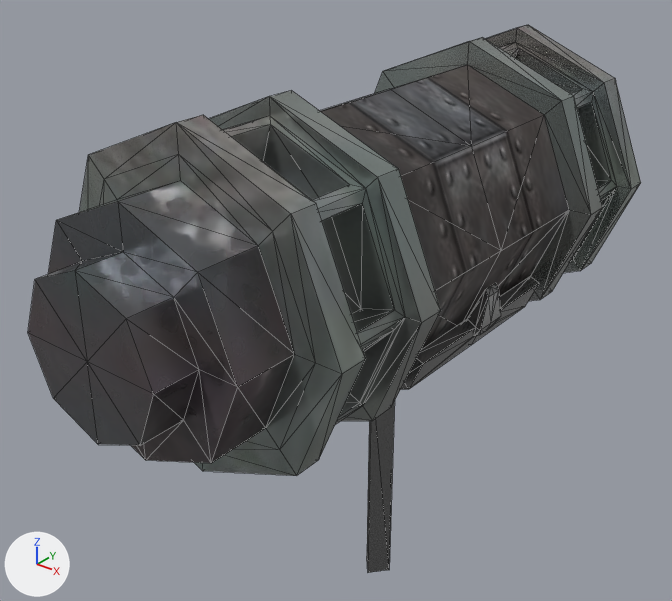
Renders of the glTF model packages/resources/glb/pipe/pipe_O.glb from each side of a commit.
One viewpoint serves both versions: a 50 mm camera at (6.91, -9.74, 8.51) aimed at (-0.72, -0.2, 2.6). The axes (+X, +Y, +Z) are drawn at lower left. The lights are the same throughout. Mesh edges are drawn as thin lines. Vertices at the same position are counted once.

The first picture shows 'zhuti.O'.
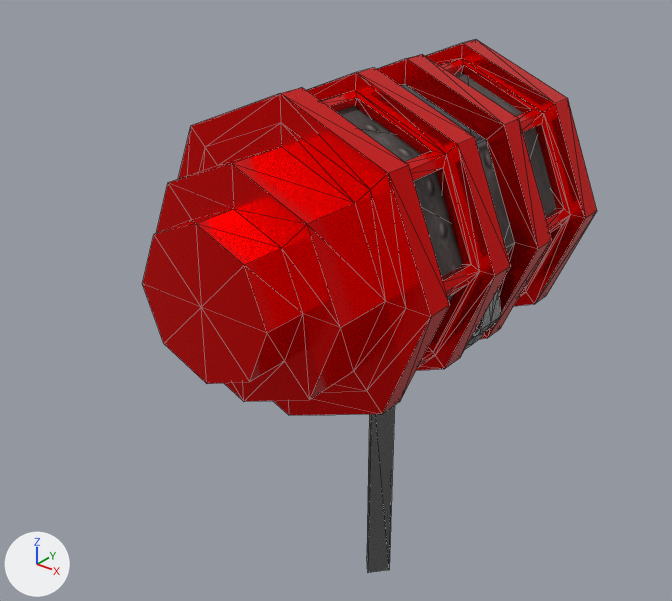
Patch to the scene script:
```diff
--- a/packages/resources/glb/pipe/pipe_O.glb.py
+++ b/packages/resources/glb/pipe/pipe_O.glb.py
@@ img_tiepi1_color @@
+img_tiepi1_color = load_image('tiepi1_COLOR', '_unpacked/tiepi1_COLOR', 250, 250, 'sRGB')
@@ mat_材质_004 @@
 n2 = _N.new('ShaderNodeTexImage'); n2.name = 'Image Texture'
-n2.image = img_pipe_texture_psd
+n2.image = img_tiepi1_color
 n3 = _N.new('ShaderNodeSeparateColor'); n3.name = 'Separate Color'
@@ me_zhuti_006 @@
 # used by ob_zhuti_o; location = (0.0, 0.0, 0.0)
-me_zhuti_006.from_pydata(...)  # 380 vertices, 816 faces; spans x -2.1..2.1, y -5.02..5.02, z -2.07..6.07
+me_zhuti_006.from_pydata(...)  # 396 vertices, 784 faces; spans x -2.1..2.1, y -3.47..3.47, z -2.07..6.07
+# me_zhuti_006 part 1: a new loose piece of 145 vertices spanning x -2.1..2.1, y -3.47..-0.35, z 1.87..6.07, in mat_材质_004
+# me_zhuti_006 part 2: a new loose piece of 145 vertices spanning x -2.1..2.1, y 0.35..3.47, z 1.87..6.07, in mat_材质_004
+# me_zhuti_006 part 3: 294 vertices removed from x -2.1..2.1, y -5.02..5.02, z 1.87..6.07; 20 vertices added at x -1.64..1.64, y -0.65..0.65, z 1.93..3.01
 me_zhuti_006.materials.append(mat_材质_004)
```

Where the change shows, as pixel boxes [x1, y1, x2, y2] in the pictures (672 x 601 px):
'zhuti.O', surface changed, reshaped (grey to red, 26% narrower): before [28, 25, 641, 573]; after [142, 40, 597, 573]
part 1 of me_zhuti_006, added (red): after [142, 68, 511, 415]
part 2 of me_zhuti_006, added (red): after [377, 40, 597, 339]
part 3 of me_zhuti_006, cut back: before [28, 25, 641, 476]; after [465, 330, 488, 349]
